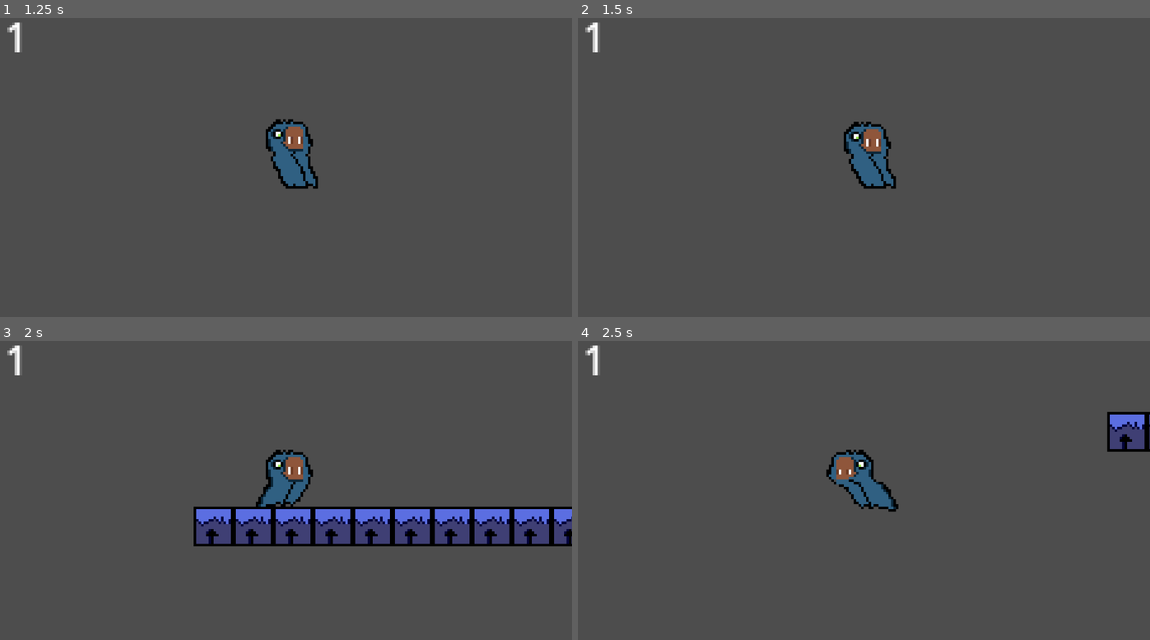
Above: before the commit, frames 1-4 (two rows, left to right).
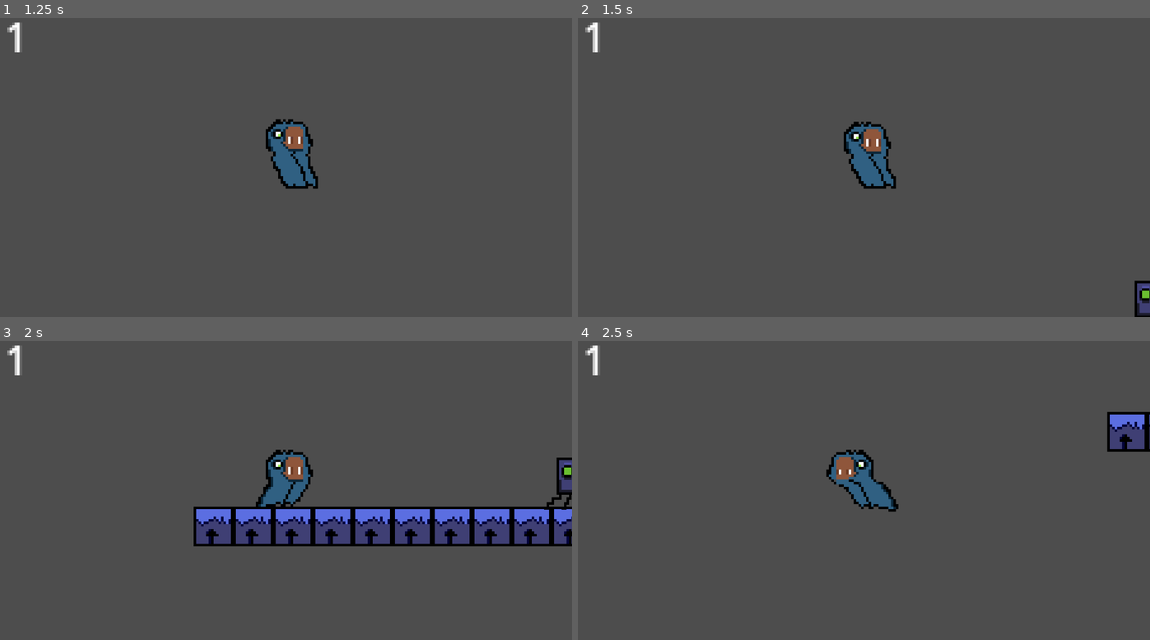
Above: after the commit, the same moments.

Repository: Nicanuel/triall
Game: Godot game, scene res://scenes/world.tscn
Two runs of this game, one before a commit and one after it. Both use one fixed random seed, a clock stepped at 60 frames per second and the inputs below.
Inputs (mouse positions are in pixels of both pictures, inside the frame that each line leads up to):
- Up to frame 1 (1.25 s): tap Enter at 0.5 s; move the mouse to (411, 140) at 0.52 s; click (411, 140) at 0.6 s; tap Space (jump) at 0.77 s
- Up to frame 2 (1.5 s): move the mouse to (749, 173) at 1.27 s; tap D (av) at 1.35 s
- Up to frame 3 (2 s): tap Space (jump) at 1.52 s
- Up to frame 4 (2.5 s): move the mouse to (921, 409) at 2.02 s; hold Q (rec) from 2.03 s (still down)

Frame 1 is identical in both runs. In frame 2, 0.3% of the frame differs, in the area x 97-100%, y 87-100%; in frame 3, 0.4%, in the area x 95-100%, y 38-57%; in frame 4, nothing differs.

Commit message:
a tiny things fixed
added a lil radius to enemy detection and changed a killzone

Diff:
--- a/platform/can_bot.tscn
+++ b/platform/can_bot.tscn
@@ -278,6 +278,7 @@
 radius = 17.42643
 
 [sub_resource type="CircleShape2D" id="CircleShape2D_u0ya7"]
+radius = 15.10703
 
 [node name="can bot" type="Node2D" unique_id=630638654]
 
@@ -286,8 +287,7 @@
 
 [node name="AnimatedSprite2D" type="AnimatedSprite2D" parent="mob" unique_id=2101920081]
 sprite_frames = SubResource("SpriteFrames_u0ya7")
-animation = &"idle"
-frame_progress = 0.26670754
+animation = &"detection"
 
 [node name="CollisionShape2D" type="CollisionShape2D" parent="mob" unique_id=633101828]
 position = Vector2(0, 3)
@@ -300,6 +300,7 @@
 collision_mask = 2
 
 [node name="CollisionShape2D" type="CollisionShape2D" parent="mob/detection" unique_id=1292545970]
+position = Vector2(0, -3.9047916)
 scale = Vector2(2.8799996, 2.12)
 shape = SubResource("CircleShape2D_u0ya7")
 
--- a/platform/mob.gd
+++ b/platform/mob.gd
@@ -11,7 +11,6 @@
 		velocity.y += grav * _delta
 	else:
 		velocity.y = 0
-
 
 	if chase and target != null:
 		anim.play("detection")
@@ -32,10 +31,7 @@
 	if body.name == "player":
 		target = body
 		chase = true
-	pass # Replace with function body.
-
 
 func _on_detection_body_exited(body: Node2D) -> void:
 	target = null
 	chase = false
-	pass # Replace with function body.
--- a/platform/scenes/killzone.tscn
+++ b/platform/scenes/killzone.tscn
@@ -1,9 +1,6 @@
 [gd_scene format=3 uid="uid://bkdkiiilmvaoj"]
 
 [ext_resource type="Script" uid="uid://ukunhdaphkax" path="res://scripts/killzone.gd" id="1_xlapc"]
-
-[sub_resource type="CircleShape2D" id="CircleShape2D_u0ya7"]
-radius = 71.568146
 
 [node name="Killzone" type="Area2D" unique_id=173090855 node_paths=PackedStringArray("timer")]
 script = ExtResource("1_xlapc")
@@ -11,7 +8,4 @@
 
 [node name="Timer" type="Timer" parent="." unique_id=1478065135]
 
-[node name="CollisionShape2D" type="CollisionShape2D" parent="." unique_id=1340432977]
-shape = SubResource("CircleShape2D_u0ya7")
-
 [connection signal="body_entered" from="." to="." method="_on_body_entered"]
--- a/platform/scenes/world.tscn
+++ b/platform/scenes/world.tscn
@@ -1,8 +1,9 @@
 [gd_scene format=4 uid="uid://ctygj6i68ir46"]
 
-[ext_resource type="Texture2D" uid="uid://tukuixicse6w" path="res://assets/decor.png" id="1_rwgxs"]
-[ext_resource type="PackedScene" uid="uid://duy3rdn6o5qwn" path="res://scenes/player.tscn" id="2_4wyf3"]
+[ext_resource type="Texture2D" uid="uid://tukuixicse6w" path="res://decor.png" id="1_rwgxs"]
+[ext_resource type="PackedScene" uid="uid://duy3rdn6o5qwn" path="res://player.tscn" id="2_4wyf3"]
 [ext_resource type="PackedScene" uid="uid://bkdkiiilmvaoj" path="res://scenes/killzone.tscn" id="3_4wyf3"]
+[ext_resource type="PackedScene" uid="uid://0f7qnd070jst" path="res://can_bot.tscn" id="4_k0juu"]
 
 [sub_resource type="TileSetAtlasSource" id="TileSetAtlasSource_fj7yv"]
 texture = ExtResource("1_rwgxs")
@@ -52,6 +53,9 @@
 [node name="Killzone" parent="." unique_id=173090855 instance=ExtResource("3_4wyf3")]
 position = Vector2(14, 668)
 
-[node name="CollisionShape2D" type="CollisionShape2D" parent="Killzone" unique_id=1621576801]
+[node name="CollisionShape2D2" type="CollisionShape2D" parent="Killzone" unique_id=1621576801]
 shape = SubResource("WorldBoundaryShape2D_g4v7s")
 one_way_collision = true
+
+[node name="can bot" parent="." unique_id=630638654 instance=ExtResource("4_k0juu")]
+position = Vector2(152, 592)
